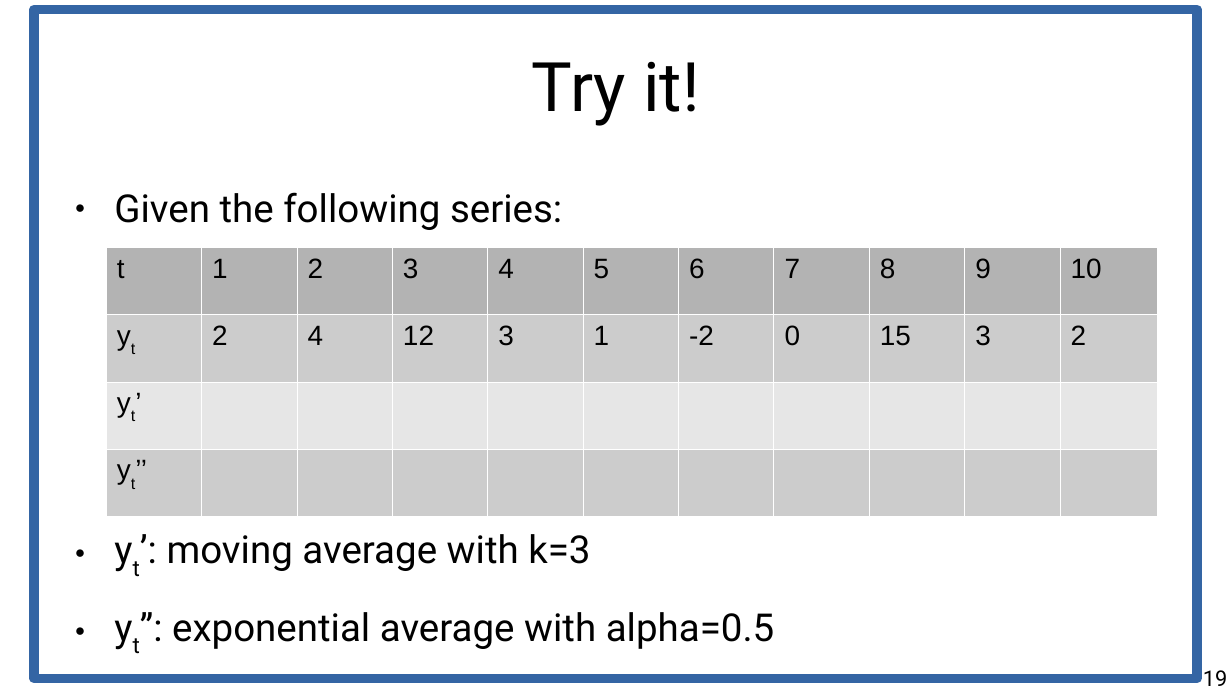
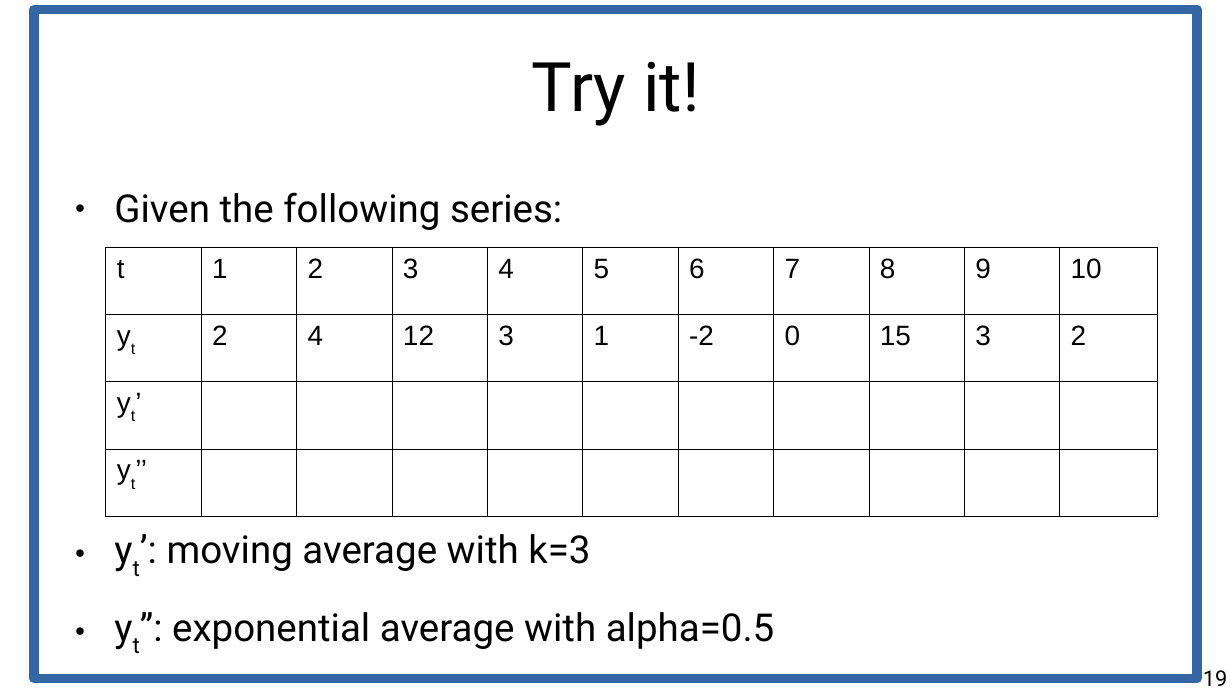
Before and after one commit to marco-calautti/data-mining-course, a slide deck: slide 19 of theory/tt11_time_series.odp. Drawn at 1232x693 pixels with LibreOffice and Linux fonts; fonts in the diff are those of the drawing. Boxes give left, top, right and bottom in pixels: in the first picture for what was removed or moved away, otherwise in the second. Text is boxed around its words. In the diff, an @@ line names an element or a change of style, - is before the commit and + after.

```diff
--- a/theory/tt11_time_series.odp
+++ b/theory/tt11_time_series.odp
@@ table at bbox=[106, 247, 1154, 517] @@
@@ fill #B3B3B3 to none in row 1 @@
@@ fill #CCCCCC to none in 12 cells @@
@@ fill #E6E6E6 to none in row 3, column 1 @@
@@ borders changed @@
```
Also in this commit, not shown: 6 other slides changed, 2 slides added, 7 slides removed.
